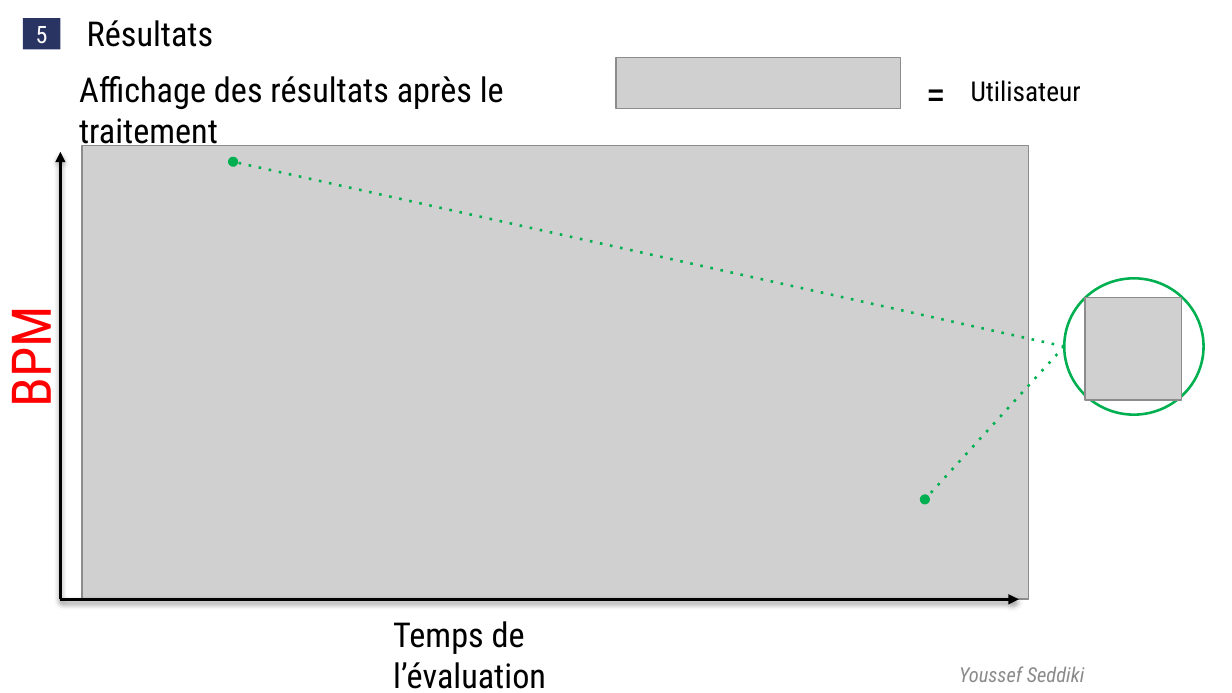
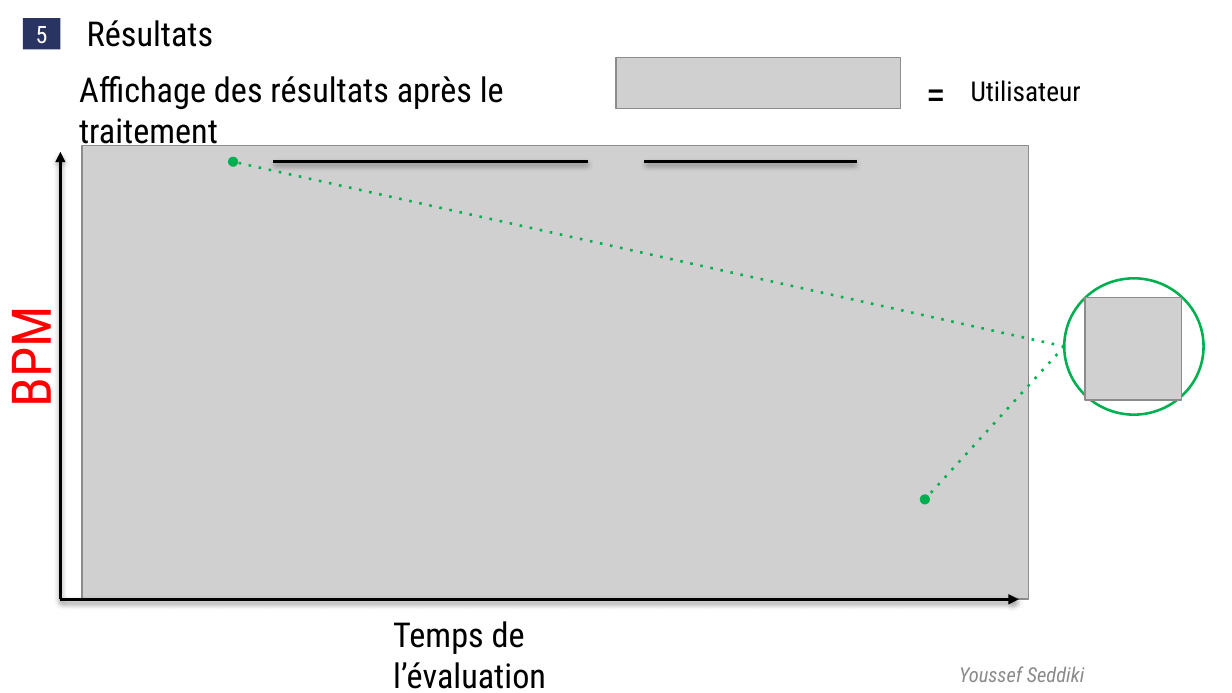
Before and after one commit to yseddiki/TFE, a slide deck: slide 12 of TFE V2.pptx. Drawn at 1232x693 pixels with LibreOffice and Linux fonts; fonts in the diff are those of the drawing; grey boxes stand for pictures. Boxes give left, top, right and bottom in pixels: in the first picture for what was removed or moved away, otherwise in the second. Text is boxed around its words. In the diff, an @@ line names an element or a change of style, - is before the commit and + after.

Commit message:
tfe

```diff
--- a/TFE V2.pptx
+++ b/TFE V2.pptx
@@ line added from (274, 161) to (588, 161), #000000 2 pt @@
@@ line added from (644, 161) to (856, 161), #000000 2 pt @@
```
